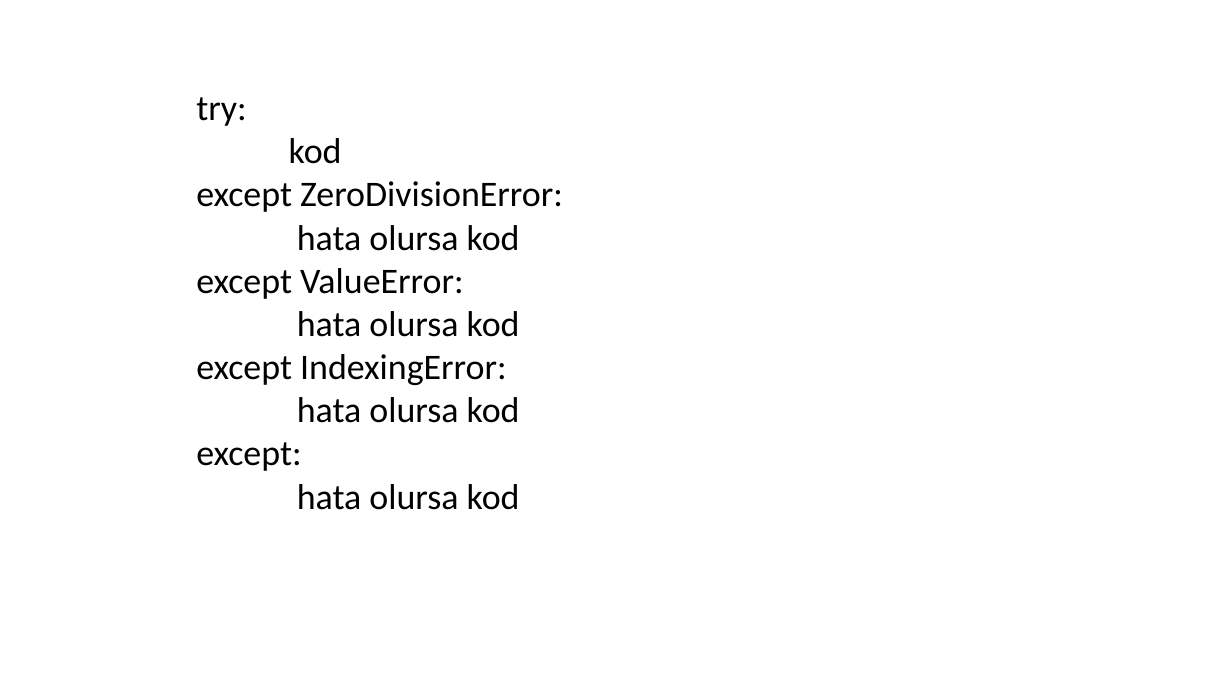
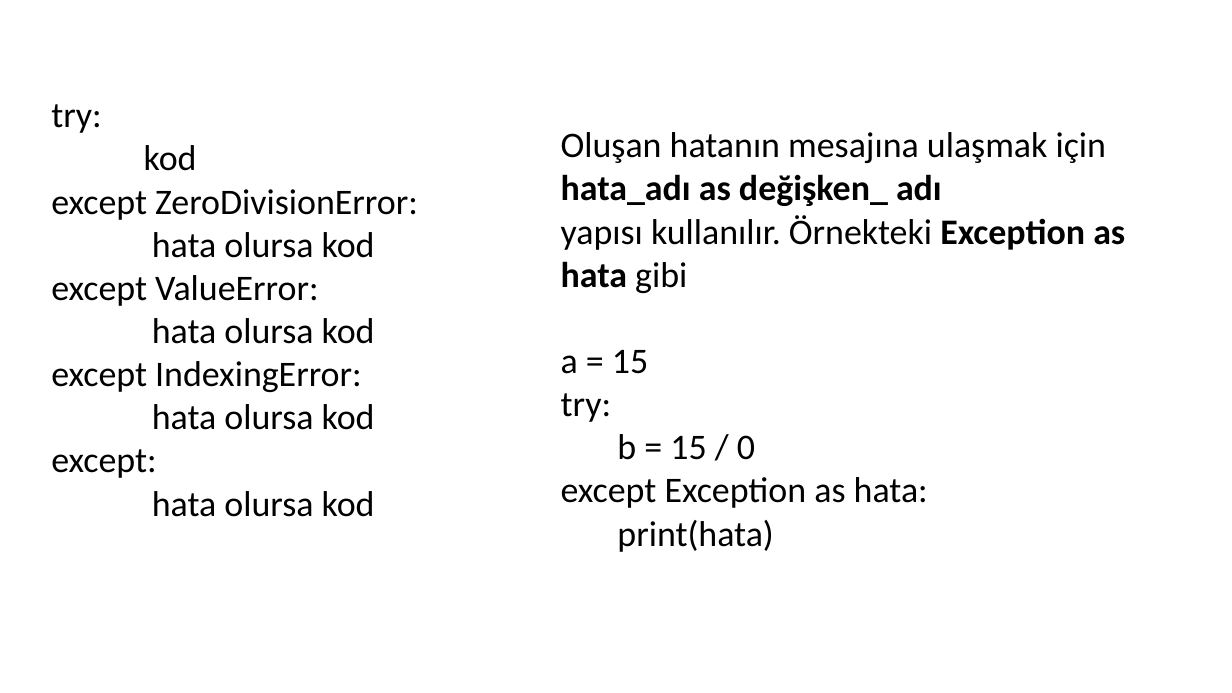
Before and after one commit to celalaksu/Python-Programlama-Kursu, a slide deck: slide 40 of Modul 5 - Modul Paket StringMetod HataYakalama.pptx. Drawn at 1232x693 pixels with LibreOffice and Linux fonts; fonts in the diff are those of the drawing. Boxes give left, top, right and bottom in pixels: in the first picture for what was removed or moved away, otherwise in the second. Text is boxed around its words. In the diff, an @@ line names an element or a change of style, - is before the commit and + after.

Commit message:
Derste yapılan değişiklikleri de içerir.

```diff
--- a/Modul 5 - Modul Paket StringMetod HataYakalama.pptx
+++ b/Modul 5 - Modul Paket StringMetod HataYakalama.pptx
@@ text "try:" moved from (x1=196, y1=97, x2=563, y2=510) to (x1=51, y1=104, x2=418, y2=517) @@
@@ text added at (x1=561, y1=132, x2=1125, y2=552), 28 pt, text #000000 @@
+Oluşan hatanın mesajına ulaşmak için hata_adı as değişken_ adı
+yapısı kullanılır. Örnekteki Exception as hata gibi
+a = 15
+try:
+b = 15 / 0
+except Exception as hata:
+print(hata)
```
